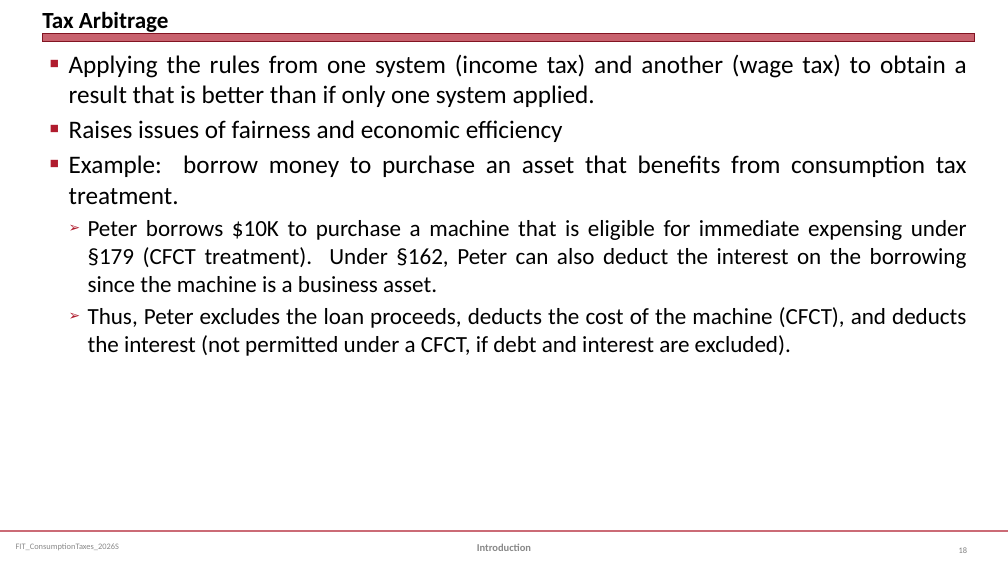
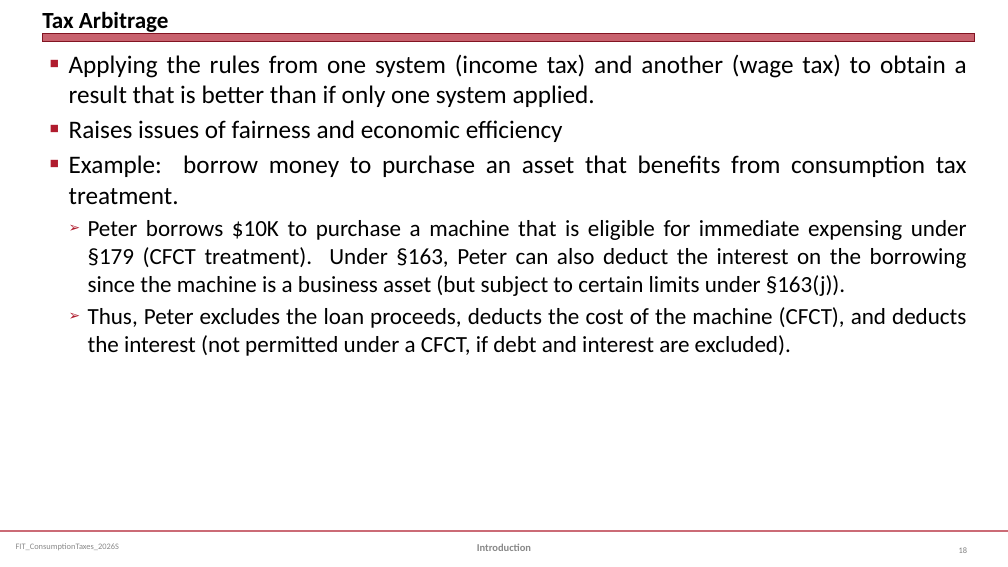
Before and after one commit to jmc877/Fed-Income-Tax, a slide deck: slide 18 of slides/FIT_ConsumptionTaxes_2026S.pptx. Drawn at 1008x567 pixels with LibreOffice and Linux fonts; fonts in the diff are those of the drawing. Boxes give left, top, right and bottom in pixels: in the first picture for what was removed or moved away, otherwise in the second. Text is boxed around its words. In the diff, an @@ line names an element or a change of style, - is before the commit and + after.

```diff
--- a/slides/FIT_ConsumptionTaxes_2026S.pptx
+++ b/slides/FIT_ConsumptionTaxes_2026S.pptx
@@ text at [88, 220, 967, 296]: text changed @@
-  ➢ Peter borrows $10K to purchase a machine that is eligible for immediate expensing under §179 (CFCT treatment). Under §162, Peter can also deduct the interest on the borrowing since the machine is a business asset.
+  ➢ Peter borrows $10K to purchase a machine that is eligible for immediate expensing under §179 (CFCT treatment). Under §163, Peter can also deduct the interest on the borrowing since the machine is a business asset (but subject to certain limits under §163(j)).
```
Also in this commit, not shown: 4 other slides changed, 4 slides added, 24 other files.
